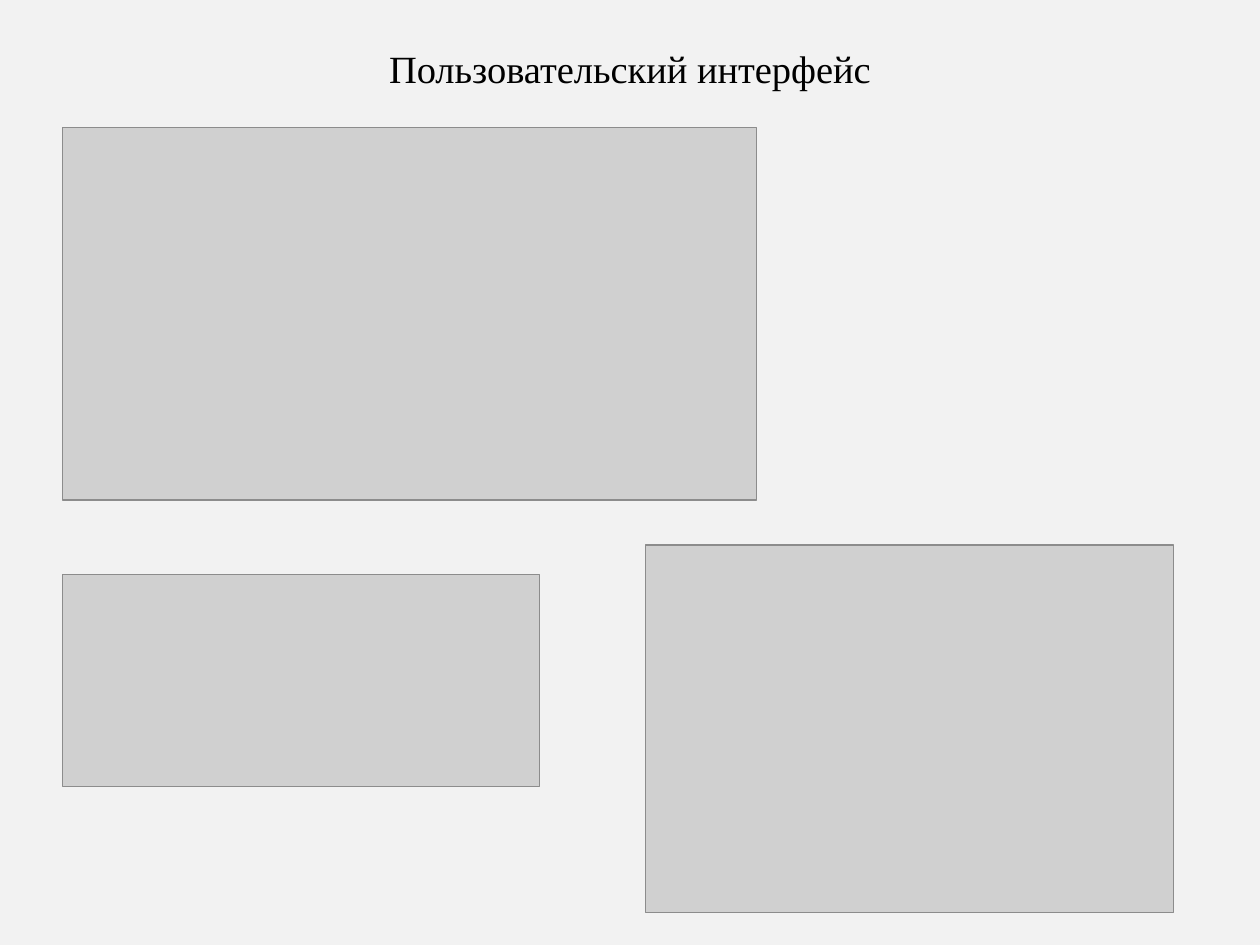
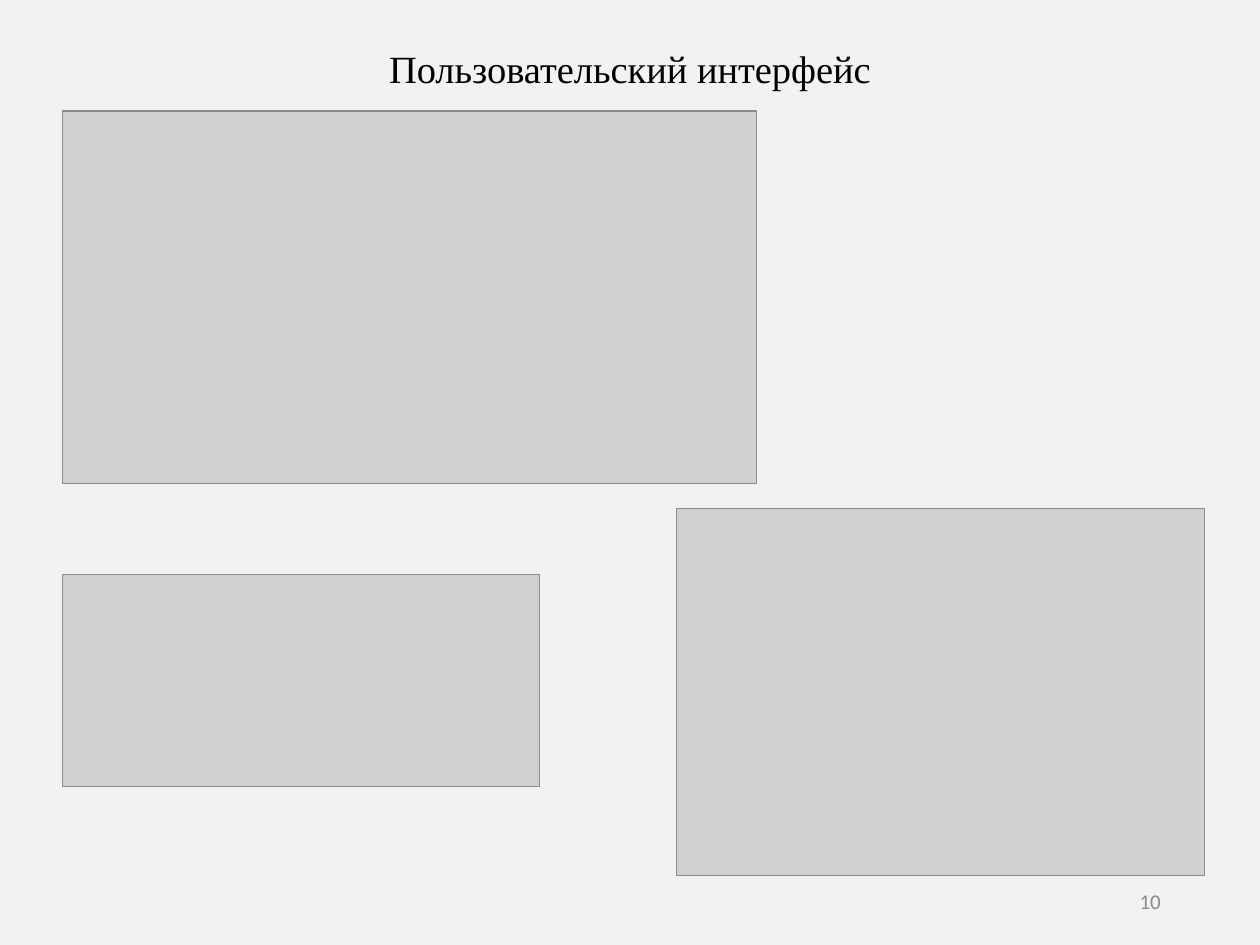
Before and after one commit to LavruhinMax/Diplom, a slide deck: slide 10 of doc/Презентация.pptx. Drawn at 1260x945 pixels with LibreOffice and Linux fonts; fonts in the diff are those of the drawing; grey boxes stand for pictures. Boxes give left, top, right and bottom in pixels: in the first picture for what was removed or moved away, otherwise in the second. Text is boxed around its words. In the diff, an @@ line names an element or a change of style, - is before the commit and + after.

```diff
--- a/doc/Презентация.pptx
+++ b/doc/Презентация.pptx
@@ picture: place and size @@
-picture at <box>62,127,756,500</box>
+picture at <box>62,111,756,484</box>
@@ picture: place and size @@
-picture at <box>645,544,1173,912</box>
+picture at <box>677,508,1205,876</box>
@@ page number added at <box>1140,895,1161,909</box>, 12 pt, text #8C8C8C @@
+10
```
Also in this commit, not shown: 9 other slides changed, 1 slide added, 35 other files.
